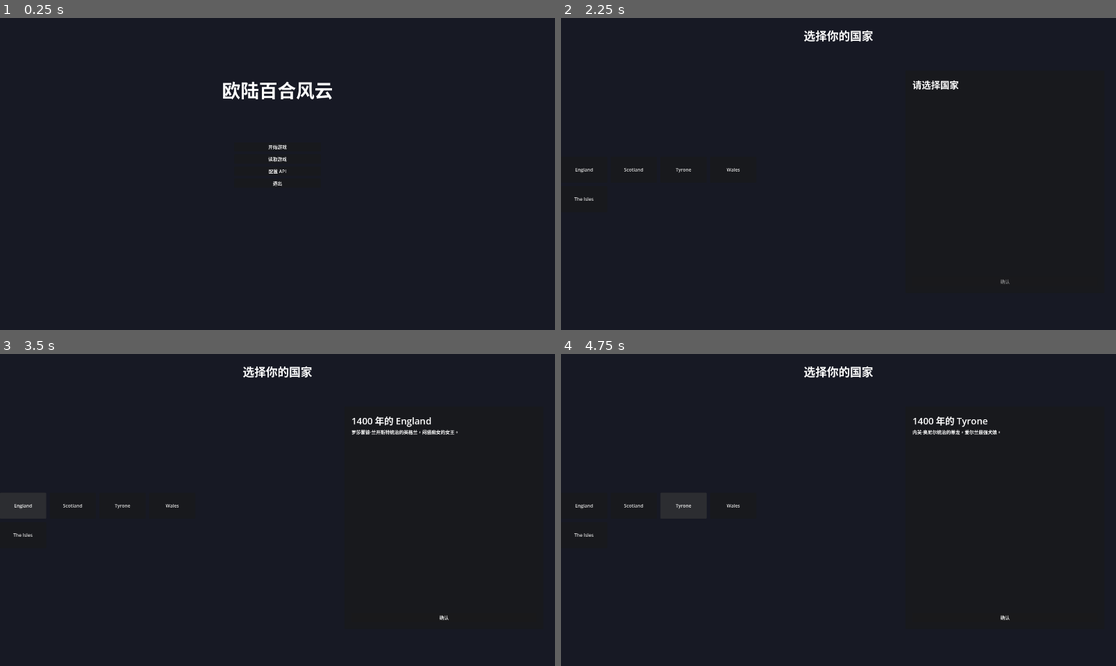
Above: before the commit, frames 1-4 (two rows, left to right).
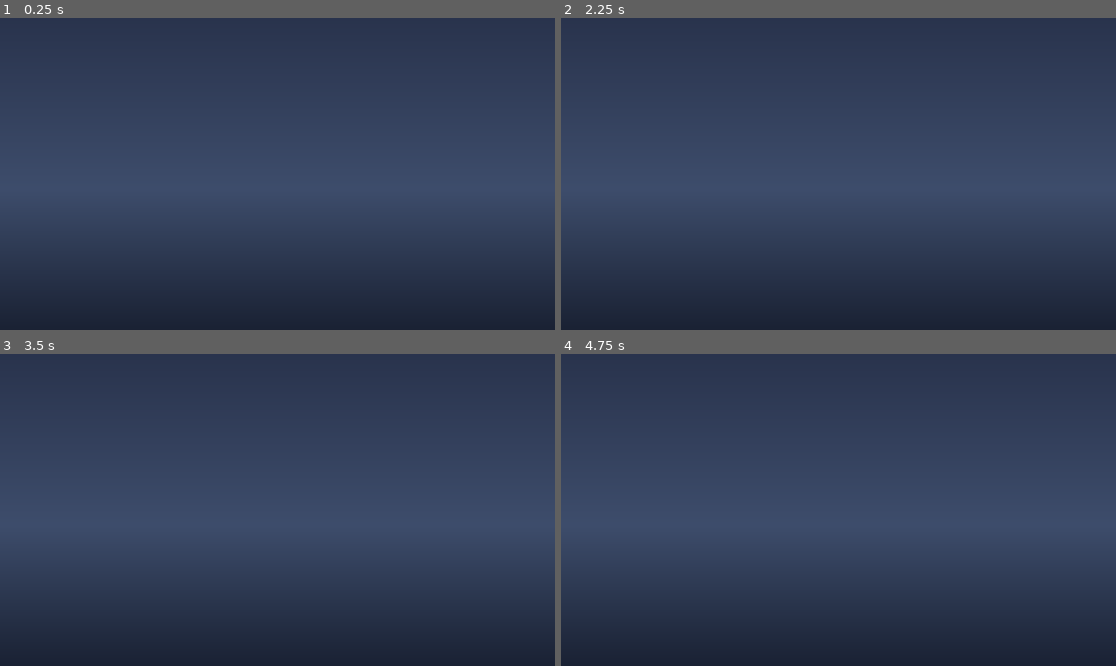
Above: after the commit, the same moments.

Repository: maru044/Vassals-Embrace
Game: Godot game, scene res://scenes/main_menu/main_menu.tscn
The game is run twice, just before and just after one commit, with the same random seed, the same clock (stepped at 60 frames per second) and the same inputs.
Inputs (mouse positions are in pixels of both pictures, inside the frame that each line leads up to):
- Up to frame 1 (0.25 s): no input
- Up to frame 2 (2.25 s): click (838, 158) at 0.5 s, where only the run before the commit has a clickable "读取游戏"; click (838, 170) at 1.25 s, where only the run before the commit has a clickable "配置 API"; click (838, 145) at 2 s, where only the run before the commit has a clickable "开始游戏"
- Up to frame 3 (3.5 s): click (22, 506) at 2.75 s, where only the run before the commit has a clickable "England"
- Up to frame 4 (4.75 s): click (633, 506) at 3.5 s, where only the run before the commit has a clickable "Scotland"; click (683, 506) at 4.25 s, where only the run before the commit has a clickable "Tyrone"

The runs differ from the first frame. In frame 1, 92% of the frame differs, in the area x 0-100%, y 0-93%; in frame 2, 92%; in frame 3, 92%; in frame 4, 92%.

Commit message:
feat: 主界面场景（占位背景 + 左侧按钮框 + API 配置弹窗）
- project.godot: 渲染器切到 forward_plus (Vulkan)，features 同步为 Forward Plus
- main_menu.tscn: 占位渐变背景(TextureRect) + 左侧菜单按钮 + ConfigDialog 弹窗
- main_menu.gd: 配置弹窗读写 ConfigManager(user://config.cfg)、读档接 SaveManager
- 提示词 refer/prompts/main_menu_background.md 位于 godot 仓库外

Diff:
--- a/project.godot
+++ b/project.godot
@@ -16,7 +16,7 @@
 
 config/name="Vassal's Embrace"
 run/main_scene="res://scenes/main_menu/main_menu.tscn"
-config/features=PackedStringArray("4.6", "GL Compatibility")
+config/features=PackedStringArray("4.6", "Forward Plus")
 config/icon="res://icon.svg"
 
 [autoload]
--- a/scenes/main_menu/main_menu.gd
+++ b/scenes/main_menu/main_menu.gd
@@ -1,10 +1,18 @@
 extends Control
-## 主界面：开始游戏 / 读取游戏 / 配置 API / 退出（占位，美术后接）。
+## 主界面：开始游戏 / 读取游戏 / 配置 API / 退出。
+## 背景图（含标题）由 Gemini 生成；按钮叠在背景左侧按钮框上。
 
 @onready var _start_button: Button = $MenuButtons/StartGame
 @onready var _load_button: Button = $MenuButtons/LoadGame
 @onready var _config_button: Button = $MenuButtons/ConfigAPI
 @onready var _quit_button: Button = $MenuButtons/Quit
+
+@onready var _config_dialog: PanelContainer = $ConfigDialog
+@onready var _api_url_input: LineEdit = $ConfigDialog/Margin/VBox/ApiUrlInput
+@onready var _api_key_input: LineEdit = $ConfigDialog/Margin/VBox/ApiKeyInput
+@onready var _model_input: LineEdit = $ConfigDialog/Margin/VBox/ModelInput
+@onready var _save_button: Button = $ConfigDialog/Margin/VBox/Buttons/Save
+@onready var _cancel_button: Button = $ConfigDialog/Margin/VBox/Buttons/Cancel
 
 
 func _ready() -> void:
@@ -12,6 +20,8 @@
 	_load_button.pressed.connect(_on_load_pressed)
 	_config_button.pressed.connect(_on_config_pressed)
 	_quit_button.pressed.connect(_on_quit_pressed)
+	_save_button.pressed.connect(_on_save_config_pressed)
+	_cancel_button.pressed.connect(_on_cancel_config_pressed)
 
 
 func _on_start_pressed() -> void:
@@ -20,13 +30,33 @@
 
 
 func _on_load_pressed() -> void:
+	var data := SaveManager.load_game()
+	if data.is_empty():
+		# TODO: 无存档提示（后续接 Toast/弹窗）
+		push_warning("主界面: 无存档可读取")
+		return
 	EventBus.load_game.emit()
-	# TODO: 读取存档后进入游戏
+	# TODO: 用 data 恢复 GameManager / 各系统状态
+	get_tree().change_scene_to_file("res://scenes/game_ui/game_ui.tscn")
 
 
 func _on_config_pressed() -> void:
-	EventBus.configure_api.emit()
-	# TODO: 弹出 API 配置窗口
+	_api_url_input.text = ConfigManager.api_url
+	_api_key_input.text = ConfigManager.api_key
+	_model_input.text = ConfigManager.model
+	_config_dialog.visible = true
+
+
+func _on_save_config_pressed() -> void:
+	ConfigManager.api_url = _api_url_input.text.strip_edges()
+	ConfigManager.api_key = _api_key_input.text.strip_edges()
+	ConfigManager.model = _model_input.text.strip_edges()
+	ConfigManager.save_config()
+	_config_dialog.visible = false
+
+
+func _on_cancel_config_pressed() -> void:
+	_config_dialog.visible = false
 
 
 func _on_quit_pressed() -> void:
--- a/scenes/main_menu/main_menu.tscn
+++ b/scenes/main_menu/main_menu.tscn
@@ -1,6 +1,17 @@
-[gd_scene load_steps=2 format=3]
+[gd_scene load_steps=4 format=3]
 
 [ext_resource type="Script" path="res://scenes/main_menu/main_menu.gd" id="1_main"]
+
+[sub_resource type="Gradient" id="Gradient_bg"]
+offsets = PackedFloat32Array(0, 0.55, 1)
+colors = PackedColorArray(0.16, 0.2, 0.3, 1, 0.24, 0.3, 0.42, 1, 0.1, 0.13, 0.2, 1)
+
+[sub_resource type="GradientTexture2D" id="GradientTexture_bg"]
+gradient = SubResource("Gradient_bg")
+fill_from = Vector2(0, 0)
+fill_to = Vector2(0, 1)
+width = 1920
+height = 1080
 
 [node name="MainMenu" type="Control"]
 layout_mode = 3
@@ -11,53 +22,116 @@
 grow_vertical = 2
 script = ExtResource("1_main")
 
-[node name="Background" type="ColorRect" parent="."]
+[node name="Background" type="TextureRect" parent="."]
 layout_mode = 1
 anchors_preset = 15
 anchor_right = 1.0
 anchor_bottom = 1.0
 grow_horizontal = 2
 grow_vertical = 2
-color = Color(0.09, 0.1, 0.14, 1)
-
-[node name="Title" type="Label" parent="."]
-layout_mode = 1
-anchors_preset = 10
-anchor_right = 1.0
-offset_top = 200.0
-offset_bottom = 300.0
-grow_horizontal = 2
-theme_override_font_sizes/font_size = 64
-text = "欧陆百合风云"
-horizontal_alignment = 1
+texture = SubResource("GradientTexture_bg")
+expand_mode = 1
+stretch_mode = 6
 
 [node name="MenuButtons" type="VBoxContainer" parent="."]
+layout_mode = 1
+anchors_preset = 6
+anchor_top = 0.5
+anchor_bottom = 0.5
+offset_left = 56.0
+offset_top = -200.0
+offset_right = 380.0
+offset_bottom = 200.0
+grow_horizontal = 2
+grow_vertical = 2
+theme_override_constants/separation = 14
+
+[node name="StartGame" type="Button" parent="MenuButtons"]
+layout_mode = 2
+custom_minimum_size = Vector2(320, 64)
+text = "开始游戏"
+
+[node name="LoadGame" type="Button" parent="MenuButtons"]
+layout_mode = 2
+custom_minimum_size = Vector2(320, 64)
+text = "读取游戏"
+
+[node name="ConfigAPI" type="Button" parent="MenuButtons"]
+layout_mode = 2
+custom_minimum_size = Vector2(320, 64)
+text = "配置 API"
+
+[node name="Quit" type="Button" parent="MenuButtons"]
+layout_mode = 2
+custom_minimum_size = Vector2(320, 64)
+text = "退出"
+
+[node name="ConfigDialog" type="PanelContainer" parent="."]
+visible = false
 layout_mode = 1
 anchors_preset = 8
 anchor_left = 0.5
 anchor_top = 0.5
 anchor_right = 0.5
 anchor_bottom = 0.5
-offset_left = -150.0
-offset_top = -110.0
-offset_right = 150.0
-offset_bottom = 110.0
+offset_left = -300.0
+offset_top = -230.0
+offset_right = 300.0
+offset_bottom = 230.0
 grow_horizontal = 2
 grow_vertical = 2
-theme_override_constants/separation = 10
 
-[node name="StartGame" type="Button" parent="MenuButtons"]
+[node name="Margin" type="MarginContainer" parent="ConfigDialog"]
 layout_mode = 2
-text = "开始游戏"
+theme_override_constants/margin_left = 28
+theme_override_constants/margin_top = 24
+theme_override_constants/margin_right = 28
+theme_override_constants/margin_bottom = 24
 
-[node name="LoadGame" type="Button" parent="MenuButtons"]
+[node name="VBox" type="VBoxContainer" parent="ConfigDialog/Margin"]
 layout_mode = 2
-text = "读取游戏"
+theme_override_constants/separation = 12
 
-[node name="ConfigAPI" type="Button" parent="MenuButtons"]
+[node name="Title" type="Label" parent="ConfigDialog/Margin/VBox"]
 layout_mode = 2
-text = "配置 API"
+theme_override_font_sizes/font_size = 24
+text = "配置 LLM API"
 
-[node name="Quit" type="Button" parent="MenuButtons"]
+[node name="ApiUrlLabel" type="Label" parent="ConfigDialog/Margin/VBox"]
 layout_mode = 2
-text = "退出"
+text = "API 地址"
+
+[node name="ApiUrlInput" type="LineEdit" parent="ConfigDialog/Margin/VBox"]
+layout_mode = 2
+placeholder_text = "https://generativelanguage.googleapis.com/v1beta/..."
+
+[node name="ApiKeyLabel" type="Label" parent="ConfigDialog/Margin/VBox"]
+layout_mode = 2
+text = "API 密钥"
+
+[node name="ApiKeyInput" type="LineEdit" parent="ConfigDialog/Margin/VBox"]
+layout_mode = 2
+secret = true
+placeholder_text = "输入 API Key"
+
+[node name="ModelLabel" type="Label" parent="ConfigDialog/Margin/VBox"]
+layout_mode = 2
+text = "模型"
+
+[node name="ModelInput" type="LineEdit" parent="ConfigDialog/Margin/VBox"]
+layout_mode = 2
+placeholder_text = "如 gemini-2.5-flash"
+
+[node name="Buttons" type="HBoxContainer" parent="ConfigDialog/Margin/VBox"]
+layout_mode = 2
+theme_override_constants/separation = 12
+
+[node name="Save" type="Button" parent="ConfigDialog/Margin/VBox/Buttons"]
+layout_mode = 2
+size_flags_horizontal = 3
+text = "保存"
+
+[node name="Cancel" type="Button" parent="ConfigDialog/Margin/VBox/Buttons"]
+layout_mode = 2
+size_flags_horizontal = 3
+text = "取消"
